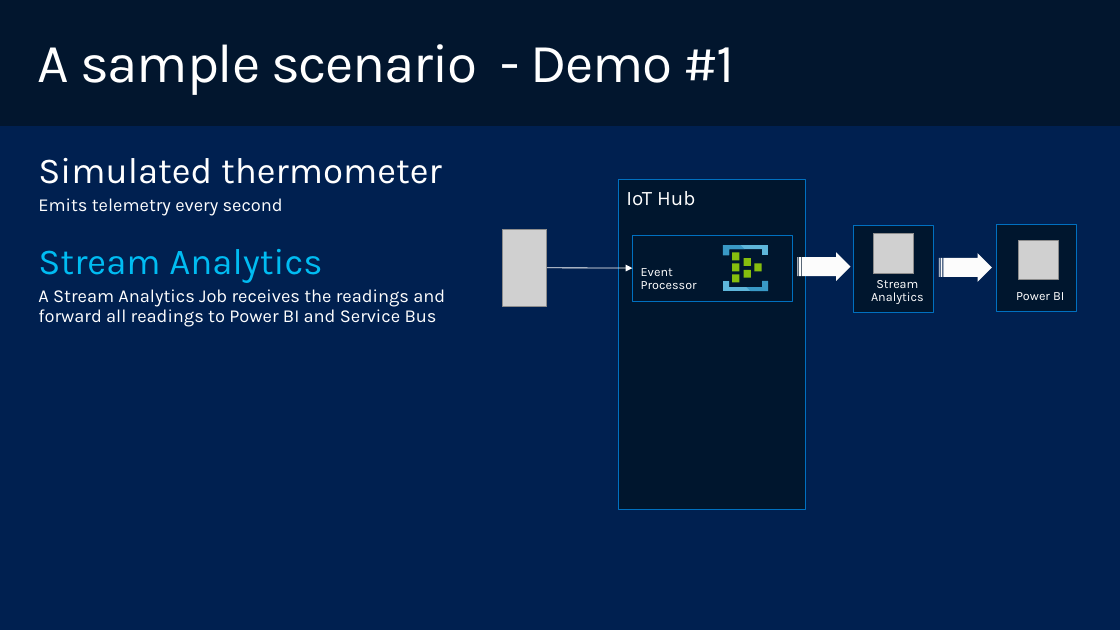
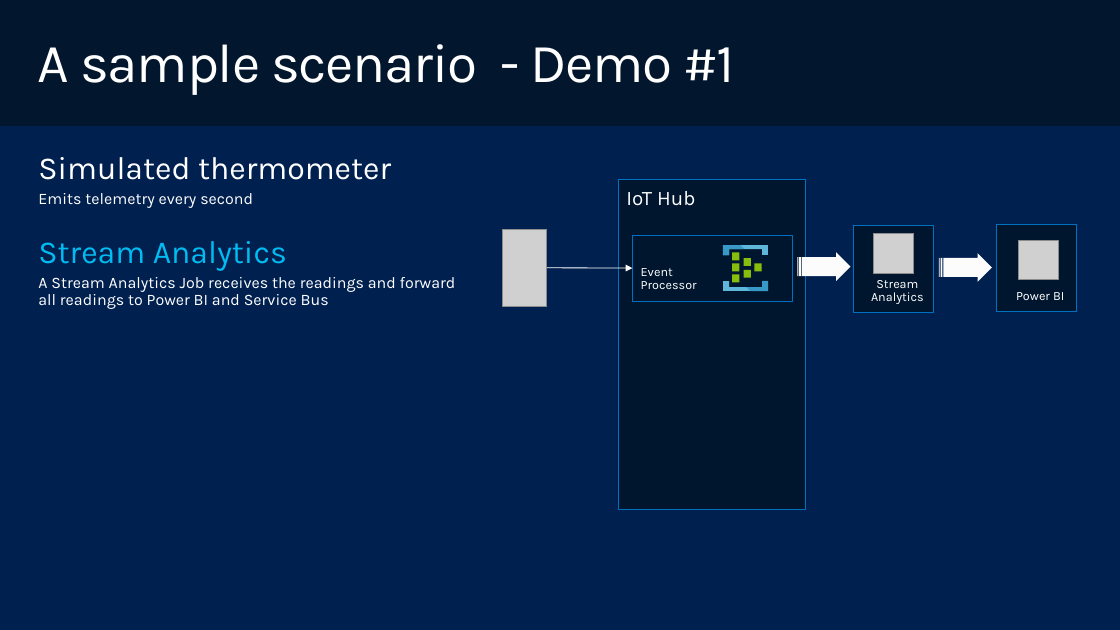
Before and after one commit to wmmihaa/integrate2017, a slide deck: slide 10 of presentation/IoT - Common patterns and practices.pptx (slide 9 before the commit). Drawn at 1120x630 pixels with LibreOffice and Linux fonts; fonts in the diff are those of the drawing; grey boxes stand for pictures; background and template pictures are left out. Boxes give left, top, right and bottom in pixels: in the first picture for what was removed or moved away, otherwise in the second. Text is boxed around its words. In the diff, an @@ line names an element or a change of style, - is before the commit and + after.

```diff
--- a/presentation/IoT - Common patterns and practices.pptx
+++ b/presentation/IoT - Common patterns and practices.pptx
@@ text "Simulated thermometer" at [38, 157, 456, 309]: size 32 to 28 pt in "Simulated thermometer", "Stream Analytics"; size 16 to 14 pt in "Emits telemetry every second", "A Stream Analytics Job receives the readings ..." @@
```
Also in this commit, not shown: 3 other slides changed, 1 slide added, 3 other files.
